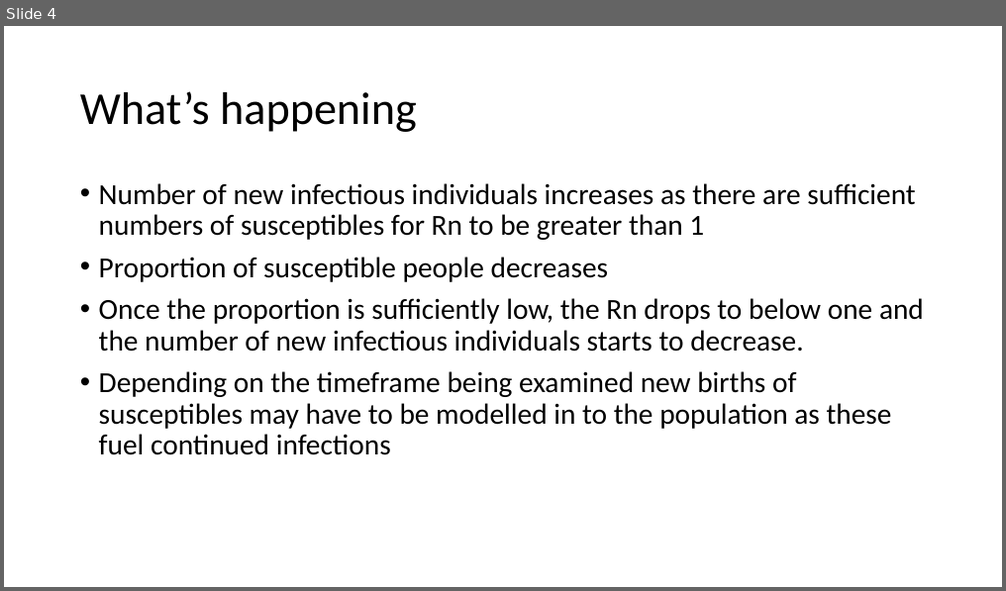
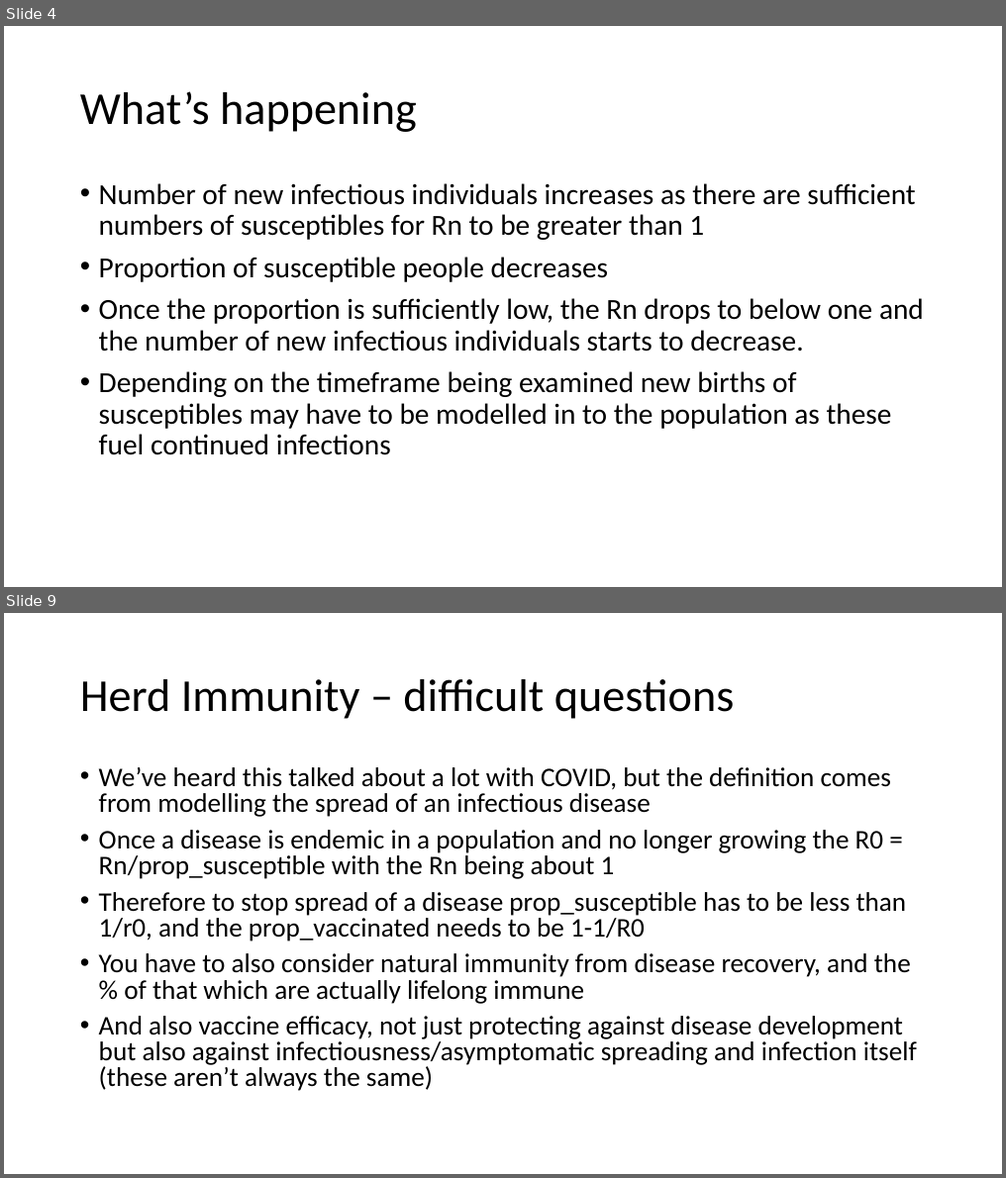
Before and after one commit to CJGRobins/R_Teaching, a slide deck: Session 8/Session 8.pptx. Shown one above the other, each under a label of ours: slide 4 before the commit, slides 4 and 9 after it; the slides between them are not shown. The pictures are 1006x591 and 1006x1178 pixels, drawn with LibreOffice and Linux fonts; fonts in the diff are those of the drawing. Boxes give left, top, right and bottom in pixels: in the first picture for what was removed or moved away, otherwise in the second. Text is boxed around its words. In the diff, an @@ line names an element or a change of style, - is before the commit and + after.

```diff
--- a/Session 8/Session 8.pptx
+++ b/Session 8/Session 8.pptx
@@ slide 9 added at [4, 613, 1002, 1174], background #FFFFFF @@
@@ title added at [80, 679, 734, 719], 44 pt, text #000000 @@
+Herd Immunity – difficult questions
@@ text added at [99, 767, 917, 1091], 25.9 pt, text #000000 @@
+• We’ve heard this talked about a lot with COVID, but the definition comes from modelling the spread of an infectious disease
+• Once a disease is endemic in a population and no longer growing the R0 = Rn/prop_susceptible with the Rn being about 1
+• Therefore to stop spread of a disease prop_susceptible has to be less than 1/r0, and the prop_vaccinated needs to be 1-1/R0
+• You have to also consider natural immunity from disease recovery, and the % of that which are actually lifelong immune
+• And also vaccine efficacy, not just protecting against disease development but also against infectiousness/asymptomatic spreading and infection itself (these aren’t always the same)
```
Also in this commit, not shown: 1 slide changed, 13 other slides added, 6 slides removed.
